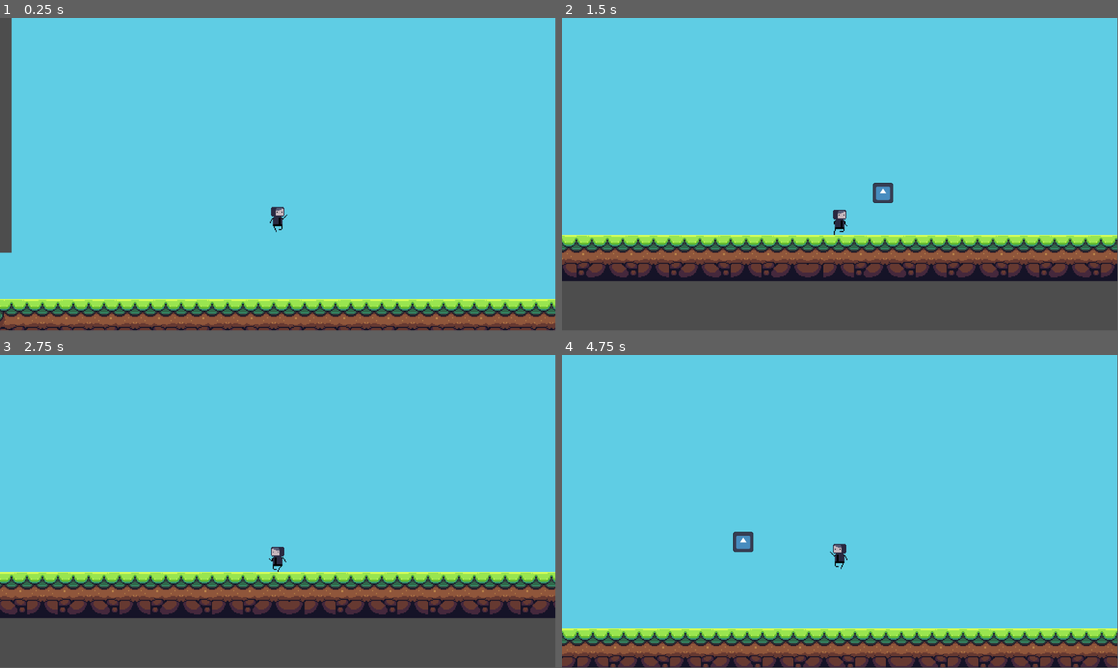
Above: before the commit, frames 1-4 (two rows, left to right).
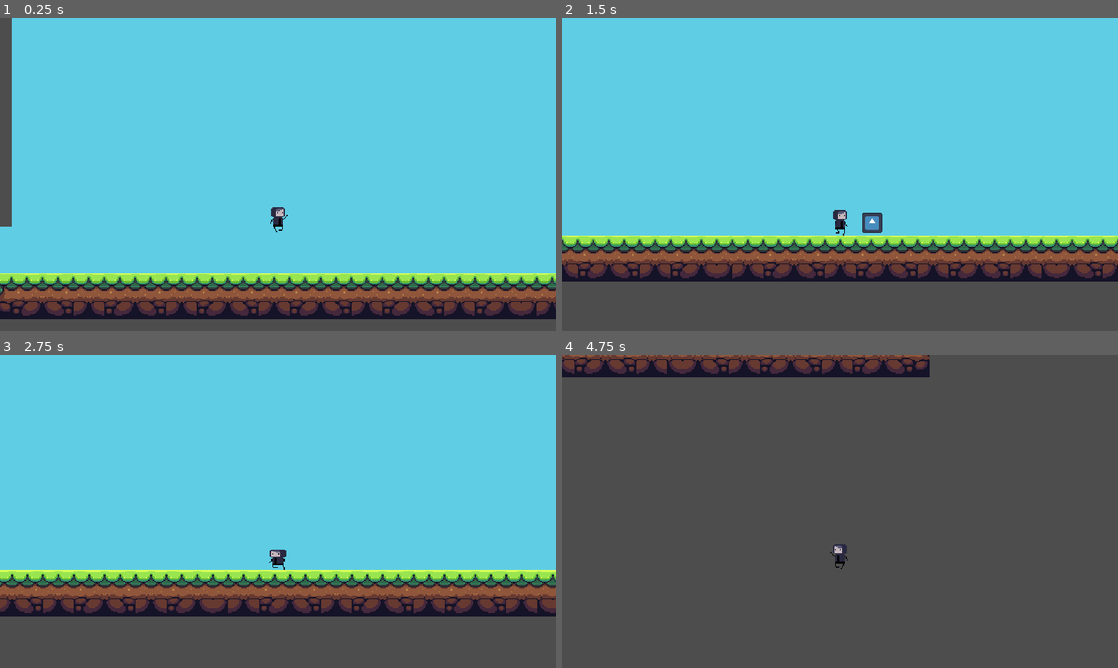
Above: after the commit, the same moments.

Repository: TangTaksin/FirstRepoInGithub
Game: Godot game, scene res://main.tscn
Same seed, same stepped clock (60 frames per second), same inputs: the game is played once before the commit and once after it. The engine's default icon, where the game draws it, is replaced by a stand-in: a white triangle on a blue panel in a dark square.
Inputs (mouse positions are in pixels of both pictures, inside the frame that each line leads up to):
- Up to frame 1 (0.25 s): no input
- Up to frame 2 (1.5 s): move the mouse to (962, 158) at 0.52 s; hold D (move_right) from 0.53 s (still down); tap Space (_jump) at 0.6, 0.77, 1.07 s; move the mouse to (728, 190) at 1.27 s; click (728, 190) at 1.35 s
- Up to frame 3 (2.75 s): tap Space (_jump) at 1.52, 1.55, 1.82, 2.1 s; move the mouse to (333, 442) at 2.02 s; release D (move_right) at 2.03 s; hold A (move_left) from 2.03 s (still down)
- Up to frame 4 (4.75 s): move the mouse to (812, 574) at 2.77 s; release A (move_left) at 2.78 s; hold D (move_right) 2.78-4.28 s; click (812, 574) at 2.85 s; tap Space (_jump) at 3.02, 3.05, 3.32, 3.6, 3.77, 4.07, 4.52, 4.55 s; move the mouse to (1006, 558) at 3.52 s; move the mouse to (673, 464) at 4.27 s; hold A (move_left) from 4.28 s (still down); click (673, 464) at 4.35 s
In our replay, the window is 799x449 before the commit and 800x450 after it. These sizes can differ from the game's own. Grey fills any space a smaller window leaves; there, only what the larger window draws over its background counts as a difference.

The runs differ from the first frame. In frame 1, 18% of the frame differs, in the area x 0-100%, y 0-100%; in frame 2, 5.9%; in frame 3, 8.8%; in frame 4, 99%.

Commit message:
make smooth movement character

Diff:
--- a/playerCharacter.gd
+++ b/playerCharacter.gd
@@ -4,8 +4,10 @@
 
 @onready var animation_sprite = $AnimatedSprite2D
 @onready var spawn_point: Marker2D = $SpawnPoint
-const SPEED = 300.0
-const JUMP_VELOCITY = -400.0
+
+const SPEED = 400.0
+const JUMP_VELOCITY = -450.0
+
 
 var gravity: float = ProjectSettings.get_setting("physics/2d/default_gravity")
 
@@ -13,15 +15,17 @@
 	apply_gravity(delta)
 	Move()
 	Jump()
-	PlayerAnimation()
+	Animation()
 	Shoot()
+
 
 
 func apply_gravity(delta):
 	if not is_on_floor():
 		velocity.y += gravity * delta
+		animation_sprite.animation = "jump"
 
-func PlayerAnimation() -> void:
+func Animation() -> void:
 	if is_on_floor():
 		if velocity.x < 0:
 			animation_sprite.flip_h = true
@@ -32,7 +36,7 @@
 		elif velocity.x == 0:
 			animation_sprite.animation = "idle"
 	else:
-		animation_sprite.flip_h = (velocity.x < 0)  # Flip sprite when moving
+		animation_sprite.flip_h = (velocity.x < 0)
 		animation_sprite.animation = "jump"
 
 
@@ -47,14 +51,19 @@
 		velocity.x = direction * SPEED
 	else:
 		# Decelerate when there's no input.
-		velocity.x = move_toward(velocity.x, 0, SPEED)
+		velocity.x = move_toward(velocity.x, 0 , 16)
 	move_and_slide()
 
 func Jump():
 	# Handle jumping.
 	if Input.is_action_just_pressed("_jump") and is_on_floor():
+		var tween = create_tween()
+		tween.tween_property(self, "scale", Vector2(.95, 1.15), .25)
 		velocity.y = JUMP_VELOCITY
 		print("Jumping")
+		if is_on_floor():
+			tween.tween_property(self, "scale", Vector2(1.2, .8), .4)
+			tween.tween_property(self, "scale", Vector2(1, 1), .1)
 
 func Shoot():
 	var shoot_direction = Input_Movement()
--- a/project.godot
+++ b/project.godot
@@ -14,6 +14,10 @@
 run/main_scene="res://main.tscn"
 config/features=PackedStringArray("4.1", "Mobile")
 config/icon="res://icon.svg"
+
+[display]
+
+window/stretch/mode="canvas_items"
 
 [input]
 
@@ -38,6 +42,10 @@
 ]
 }
 
+[physics]
+
+2d/default_gravity=1800.0
+
 [rendering]
 
 renderer/rendering_method="gl_compatibility"
